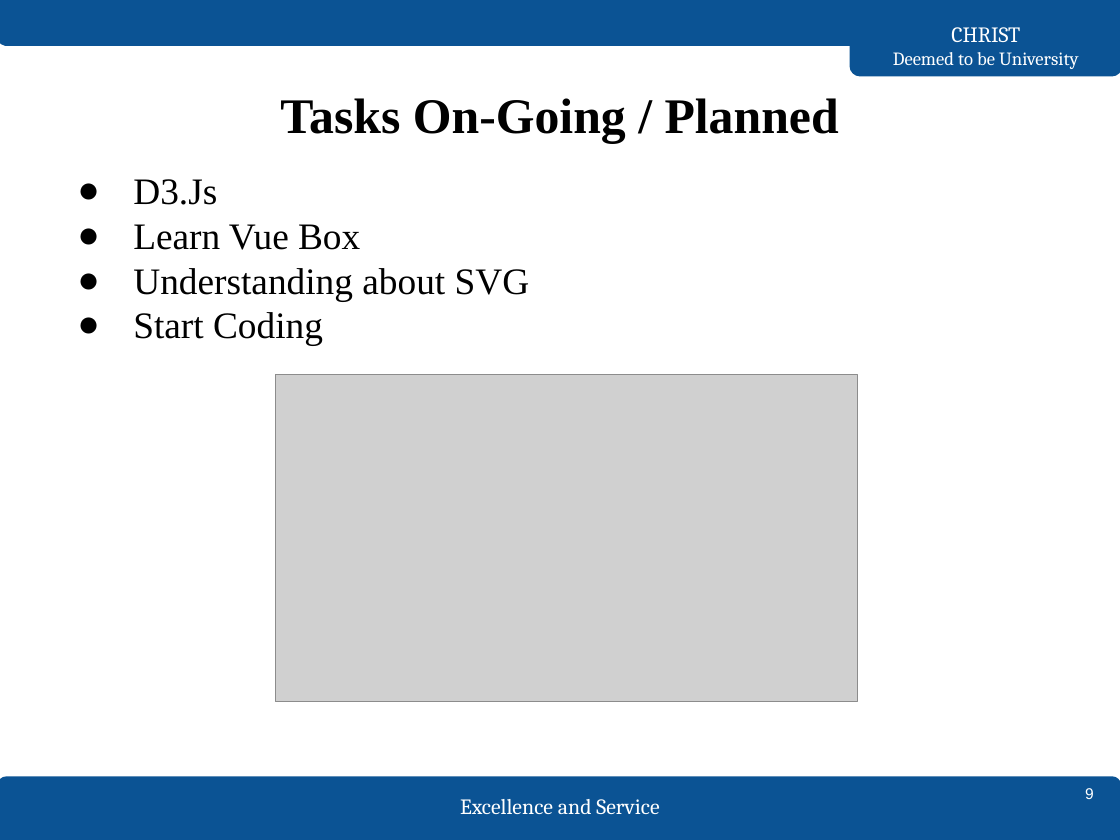
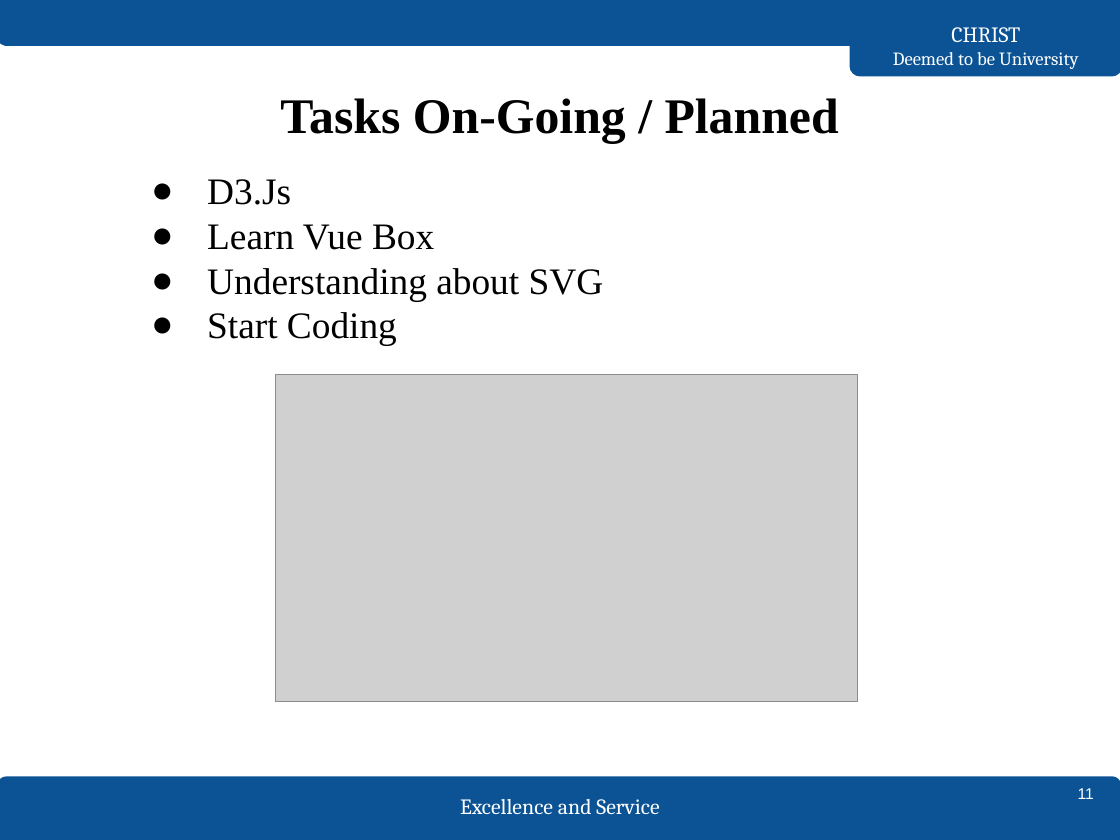
Before and after one commit to sandeepss2020/sem6, a slide deck: slide 11 of 2147130_SandeepSS.pptx (slide 9 before the commit). Drawn at 1120x840 pixels with LibreOffice and Linux fonts; fonts in the diff are those of the drawing; grey boxes stand for pictures. Boxes give left, top, right and bottom in pixels: in the first picture for what was removed or moved away, otherwise in the second. Text is boxed around its words. In the diff, an @@ line names an element or a change of style, - is before the commit and + after.

```diff
--- a/2147130_SandeepSS.pptx
+++ b/2147130_SandeepSS.pptx
@@ text "D3.Js": place and size @@
-text "D3.Js" at bbox=[133, 179, 530, 346]
+text "D3.Js" at bbox=[207, 179, 604, 346]
@@ page number at bbox=[1078, 788, 1094, 799]: text changed @@
-9
+11
```
Also in this commit, not shown: 8 other slides changed, 2 slides added.
